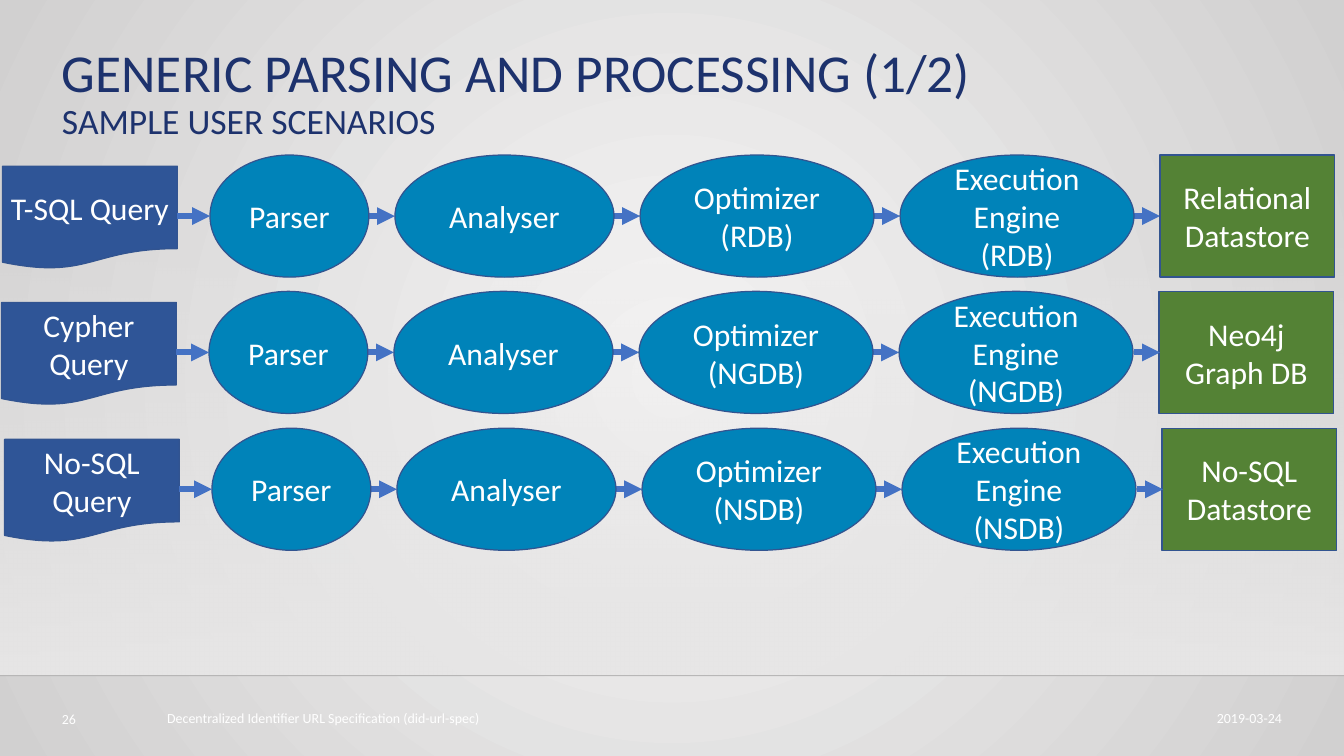
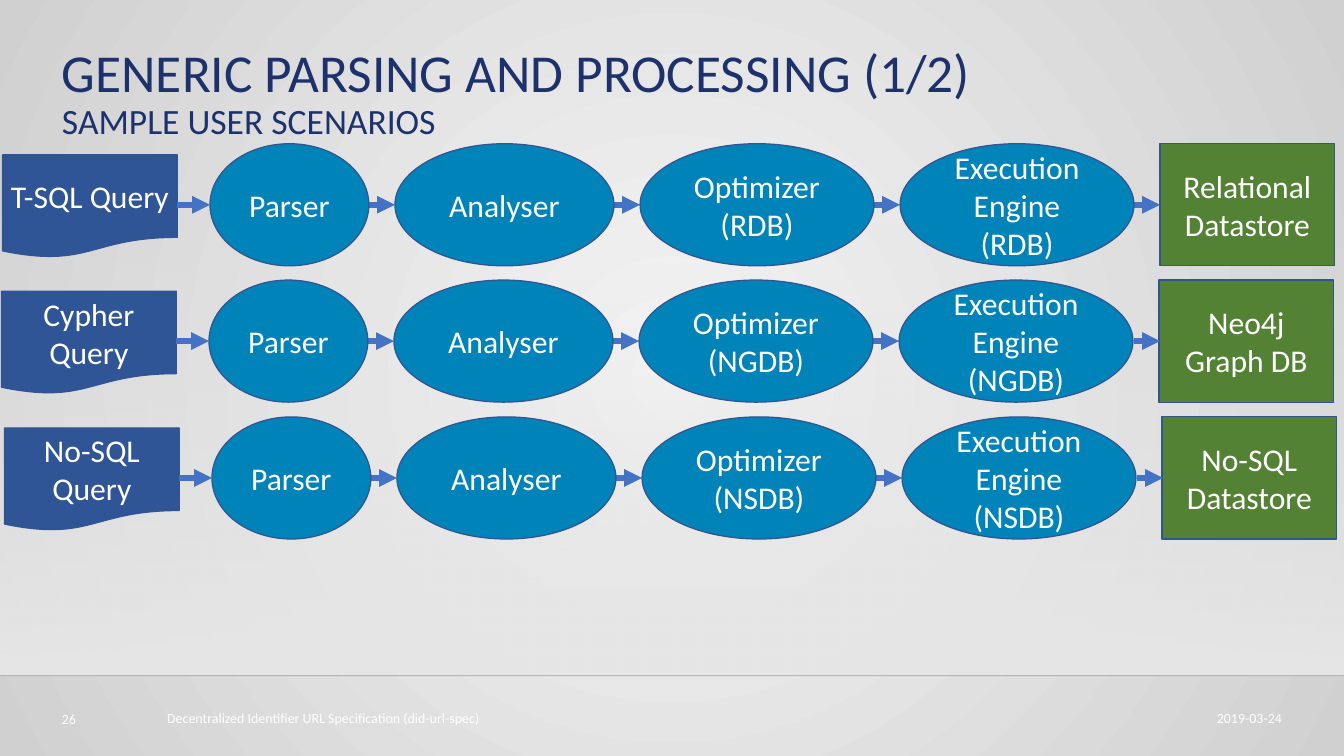
Before and after one commit to mwherman2000/did-uri-spec, a slide deck: slide 26 of src/HBB-did-url-spec v0.6.pptx. Drawn at 1344x756 pixels with LibreOffice and Linux fonts; fonts in the diff are those of the drawing; background and template pictures are left out. Boxes give left, top, right and bottom in pixels: in the first picture for what was removed or moved away, otherwise in the second. Text is boxed around its words. In the diff, an @@ line names an element or a change of style, - is before the commit and + after.

```diff
--- a/src/HBB-did-url-spec v0.6.pptx
+++ b/src/HBB-did-url-spec v0.6.pptx
@@ 15 arrows, 12 ellipses, 3 rectangles, 3 flow chart documents: place and size @@
-15 arrows, 12 ellipses, 3 rectangles, 3 flow chart documents at <box>1,155,1337,550</box>
+15 arrows, 12 ellipses, 3 rectangles, 3 flow chart documents at <box>1,144,1337,539</box>
```
Also in this commit, not shown: 5 other slides changed, 1 slide added.
